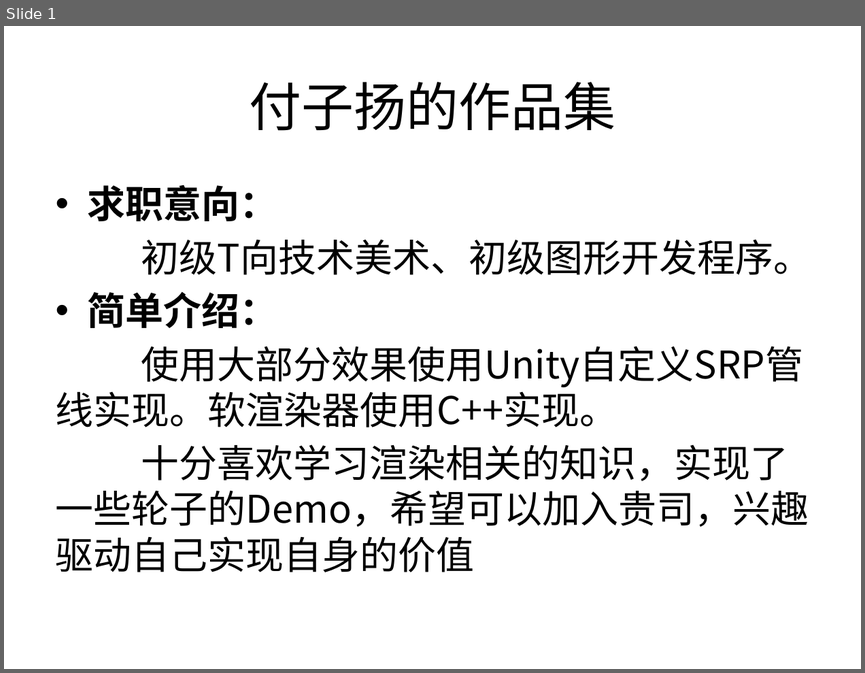
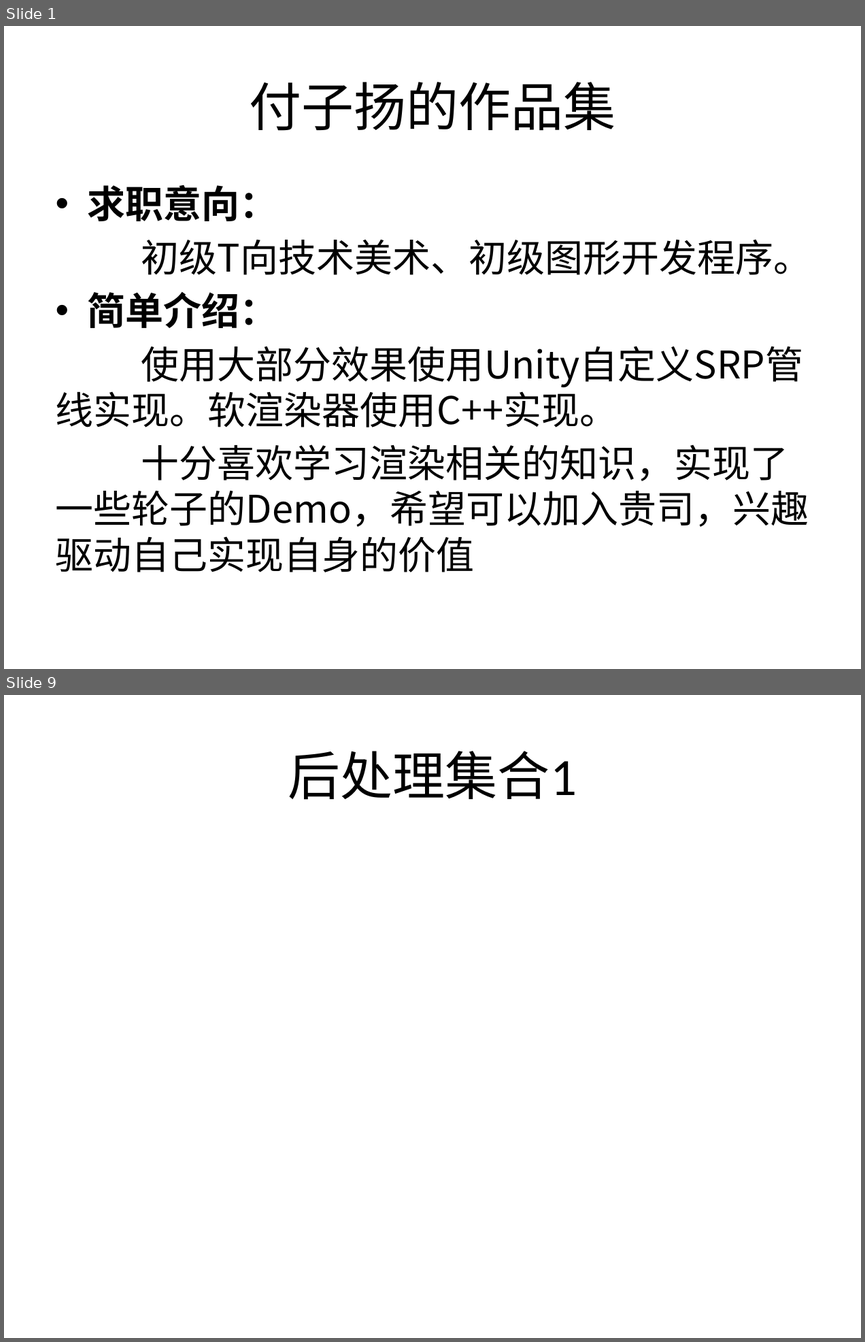
Before and after one commit to w199753/SoftRender, a slide deck: study/作品展示集.pptx. Shown one above the other, each under a label of ours: slide 1 before the commit, slides 1 and 9 after it; the slides between them are not shown. The pictures are 865x673 and 865x1342 pixels, drawn with LibreOffice and Linux fonts; fonts in the diff are those of the drawing. Boxes give left, top, right and bottom in pixels: in the first picture for what was removed or moved away, otherwise in the second. Text is boxed around its words. In the diff, an @@ line names an element or a change of style, - is before the commit and + after.

```diff
--- a/study/作品展示集.pptx
+++ b/study/作品展示集.pptx
@@ slide 9 added at [4, 695, 861, 1338], background #FFFFFF @@
@@ title added at [288, 751, 577, 800], 44 pt, text #000000 @@
+后处理集合1
```
Also in this commit, not shown: 9 other slides added, 3 other files.
